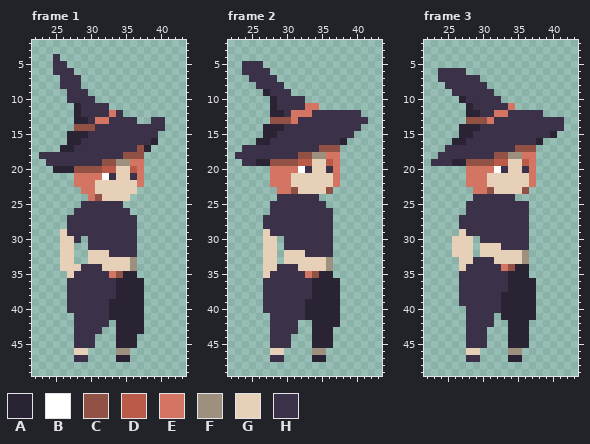
One commit to this pixel-art file: NeverShallWeDie/Assets/Sprites/Actors/NPCs/Crew/Witch.aseprite. The picture above is the old version.
64x64 pixels, 6 frames. Shown: frame 1: x 22..43, y 2..49; frame 2: x 22..43, y 2..49; frame 3: x 22..43, y 2..49. The commit also changed other frames, which this record leaves out.
Palette (. is transparent): A #292333  B #ffffff  C #925145  D #ba5b4a  E #d47564  F #9e907f  G #e6d1b8  H #3b324a
Pixels before, frame 1, first column x 23:
 4 ..H...............
 5 ..HH..............
 6 ..HHH.............
 7 ...HHH............
 8 ...HHH............
 9 ....HHH...........
10 ....HHHH..........
11 .....AHHHH........
12 .....AHHHHEH......
13 .....AAHEEHHHH..HH
14 .....CCCHHHHHHHHHH
15 ....AAAHHHHHHHHHH.
16 ....AAHHHHHHHHHHA.
17 ...AAHHHHHHHHHCA..
18 HHHHHHHHHHHHCCC...
19 .HHHHHHHHCCFFEE...
20 ..AAACCCCDDGGDE...
21 .....EEEEBHGGHE...
22 .....EEEGGGGGGE...
23 ......EEGGGGGG....
24 .......ECGGGG.....
25 ......HHHHHH......
26 .....HHHHHHHH.....
27 ....HHHHHHHHHH....
28 ....HHHHHHHHHH....
29 ...GHHHHHHHHHH....
30 ...GGH.HHHHHHH....
31 ...GG..HHHHHHH....
32 ...GG..GGGHHHH....
33 ...GG..GGGGGGF....
34 ...GGGHHHGGGGF....
35 ....GHHHHHECAA....
36 ....HHHHHHHAAAA...
37 ....HHHHHHHAAAA...
38 ....HHHHHHHAAAA...
39 ....HHHHHHAAAAA...
40 ....HHHHHHAAAAA...
41 .....HHHHHAAAAA...
42 .....HHHHH.AAAA...
43 .....HHHH..AAAA...
44 .....HHH...AAA....
45 .....HHH...AAA....
46 .....GG....FF.....
47 .....HH....AA.....
Pixels before, frame 2, first column x 23:
 5 .HHH...............
 6 .HHHH..............
 7 ..HHHH.............
 8 ...HHHH............
 9 ....AHHH...........
10 .....AHHHH.........
11 .....AHHHHEE.......
12 .....AAHEEEHHHHHHH.
13 .....CCCEHHHHHHHHHH
14 ....AAAHHHHHHHHHHH.
15 ....AAHHHHHHHHHHH..
16 ...AAHHHHHHHHHHA...
17 .HHHHHHHHHHHCCC....
18 HHHHHHHHHCCFFEE....
19 .HHAACCCCDDGGDE....
20 .....EEEEBHGGHE....
21 .....EEEGGGGGGE....
22 .....EEEGGGGGGE....
23 ......EECGGGGC.....
24 ......HHHHHH.......
25 .....HHHHHHHH......
26 .....HHHHHHHHH.....
27 ....HHHHHHHHHH.....
28 ....HHHHHHHHHH.....
29 ....GHHHHHHHHH.....
30 ....GG.HHHHHHH.....
31 ....GG.HHHHHHH.....
32 ....GG.GGGHHHH.....
33 ....GG.GGGGGGF.....
34 ....GGHHHGGGGF.....
35 ....GHHHHHECAA.....
36 ....HHHHHHHAAAA....
37 ....HHHHHHHAAAA....
38 ....HHHHHHHAAAA....
39 ....HHHHHHAAAAA....
40 ....HHHHHHAAAAA....
41 .....HHHHHAAAAA....
42 .....HHHH..AAAA....
43 .....HHHH..AAA.....
44 .....HHH...AAA.....
45 .....HHH...AAA.....
46 .....GG....FF......
47 .....HH....AA......
Pixels before, frame 3, first column x 23:
 6 .HHHH..............
 7 .HHHHHH............
 8 ..HHHHHH...........
 9 ...HHHHHH..........
10 ....AHHHHH.........
11 .....AHHHHHE.......
12 .....AAHHEEHHHHH...
13 .....CCCEHHHHHHHHHH
14 ....AAAHHHHHHHHHHHH
15 ....AAHHHHHHHHHHHA.
16 ...AAHHHHHHHHHHA...
17 ..HHHHHHHHHHCCC....
18 .HHHHHHHHCCFFEE....
19 HHHAACCCCDDGGDE....
20 .....EEEEBHGGHE....
21 .....EEEGGGGGGE....
22 .....EEEGGGGGGE....
23 ......EECGGGGC.....
24 ......HHHHHH.......
25 .....HHHHHHHHH.....
26 .....HHHHHHHHH.....
27 ....HHHHHHHHHH.....
28 ....HHHHHHHHHH.....
29 ....GHHHHHHHHH.....
30 ...GGG.HHHHHHH.....
31 ...GGG.GGGHHHH.....
32 ...GGG.GGGGGGF.....
33 ....GGHHHGGGGF.....
34 ....GHHHHHECAA.....
35 ....HHHHHHHAAA.....
36 ....HHHHHHHAAAA....
37 ....HHHHHHHAAAA....
38 ....HHHHHHAAAAA....
39 ....HHHHHHAAAAA....
40 .....HHHHHAAAAA....
41 .....HHHH.AAAAA....
42 .....HHHH..AAA.....
43 .....HHH...AAA.....
44 .....HHH...AAA.....
45 .....HHH...AAA.....
46 .....GG....FF......
47 .....HH....AA......
Now the later version:
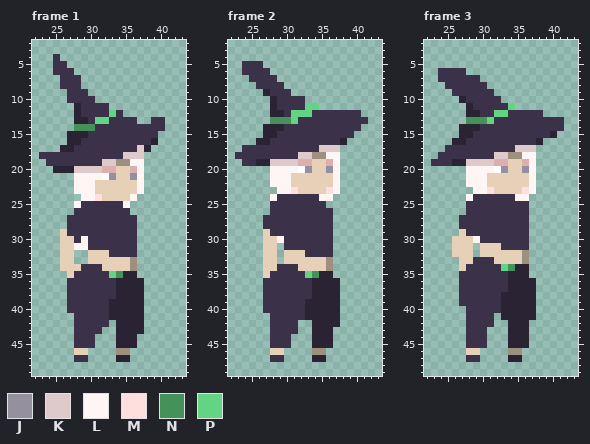
Colours new in this view: J #95909e  K #decaca  L #fff5f5  M #ffdede  N #449159  P #63d483
The edit:
Colour D changes from #ba5b4a to #deadad.
Frame 1:
Colour H gives way to colour J in row 21 at x 33 and 36.
Colour C gives way to colour K in row 17 at x 37; in row 18 at x 35 to 37; in row 19 at x 32 to 33; in row 20 at x 28 to 31.
The edit adds colour L in row 23 at x 28 and 37; in row 24 at x 29 and 36; in row 25 at x 28 and 35; in row 30 at x 29; in row 31 at x 28 to 29.
Colour E gives way to colour L in row 19 at x 36 to 37; in row 20 at x 37; in row 21 at x 28 to 31 and 37; in row 22 at x 28 to 30 and 37; in row 23 at x 29 to 30; in row 24 at x 30.
Colour C gives way to colour M in row 24 at x 31.
Colour C gives way to colour N in row 14 at x 28 to 30; in row 35 at x 34.
Colour E gives way to colour P in row 12 at x 33; in row 13 at x 31 to 32; in row 35 at x 33.
Frame 2:
Colour H gives way to colour J in row 20 at x 33 and 36.
Colour C gives way to colour K in row 17 at x 35 to 37; in row 18 at x 32 to 33; in row 19 at x 28 to 31.
The edit adds colour L in row 23 at x 37; in row 24 at x 28 and 35 to 36; in row 30 at x 29.
Colour E gives way to colour L in row 18 at x 36 to 37; in row 19 at x 37; in row 20 at x 28 to 31 and 37; in rows 21 to 22 at x 28 to 30 and 37; in row 23 at x 29 to 30.
Colour C gives way to colour M in row 23 at x 31 and 36.
Colour C gives way to colour N in row 13 at x 28 to 30; in row 35 at x 34.
Colour E gives way to colour P in row 11 at x 33 to 34; in row 12 at x 31 to 33; in row 13 at x 31; in row 35 at x 33.
Frame 3:
Colour H gives way to colour J in row 20 at x 33 and 36.
Colour C gives way to colour K in row 17 at x 35 to 37; in row 18 at x 32 to 33; in row 19 at x 28 to 31.
The edit adds colour L in row 23 at x 37; in row 24 at x 28 and 35 to 36; in row 30 at x 29.
Colour E gives way to colour L in row 18 at x 36 to 37; in row 19 at x 37; in row 20 at x 28 to 31 and 37; in rows 21 to 22 at x 28 to 30 and 37; in row 23 at x 29 to 30.
Colour C gives way to colour M in row 23 at x 31 and 36.
Colour C gives way to colour N in row 13 at x 28 to 30; in row 34 at x 34.
Colour E gives way to colour P in row 11 at x 34; in row 12 at x 32 to 33; in row 13 at x 31; in row 34 at x 33.
